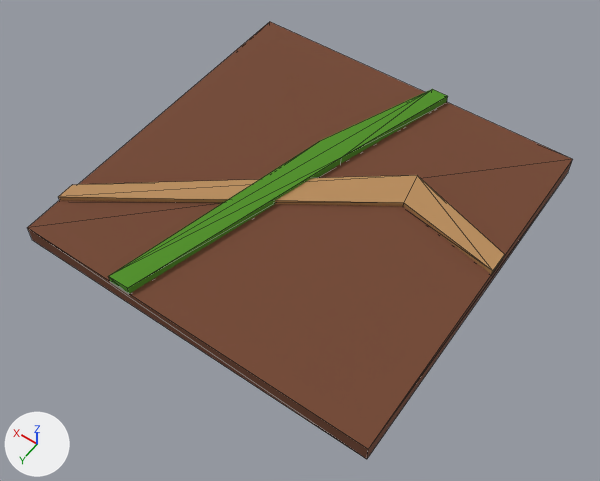
Two versions of the glTF model public/assets/models/tiles/tile-ground-infested.glb, one commit apart.
The view is the same before and after, from a camera (50 mm lens) standing at (-0.8, 1.161, 1.652) and looking at (-0.033, 0.087, -0.035). The axes (+X, +Y, +Z) are drawn at lower left. The lights are the same throughout. The first picture is the older version. Mesh edges are drawn as thin lines. Vertices at exactly the same position are counted once.

Before the edit, the objects in view are built like this:
```python
me_branch_0 = bpy.data.meshes.new('branch_0')
me_branch_0.from_pydata(...)  # 12 vertices, 20 faces; spans x -0.5..0.5, y -0.2..0.39, z 0.045..0.064
me_branch_0.materials.append(mat_bug_chitin_tan)  # orange #b88b58
me_branch_1 = bpy.data.meshes.new('branch_1')
me_branch_1.from_pydata(...)  # 12 vertices, 20 faces; spans x -0.12..0.22, y -0.5..0.5, z 0.045..0.072
me_branch_1.materials.append(mat_bug_bio_green_dim)  # green #4c8f1a
me_resin = bpy.data.meshes.new('resin')
me_resin.from_pydata(...)  # a box spanning x -0.5..0.5, y -0.5..0.5, z -0.025..0.025
me_resin.materials.append(mat_bug_flesh)  # brown #73452e
ob_resin = bpy.data.objects.new('resin', me_resin)
ob_resin.location = (0.0, 0.0, 0.025)
ob_resin_branch_0 = bpy.data.objects.new('resin_branch_0', me_branch_0)
ob_resin_branch_0.location = (0.0, 0.0, 0.0)
ob_resin_branch_1 = bpy.data.objects.new('resin_branch_1', me_branch_1)
ob_resin_branch_1.location = (0.0, 0.0, 0.0)
```
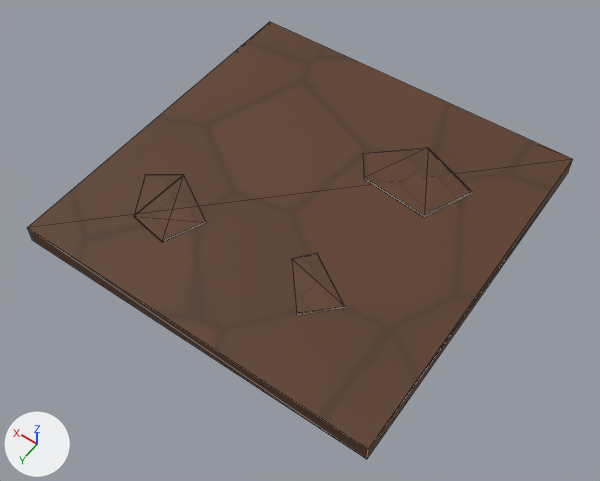
Scene script edits in JSON lines:
```json
{"op": "add", "block": "img_bug_atlas_albedo_png", "code": ["img_bug_atlas_albedo_png = load_image('bug-atlas_albedo.png', '../../textures/units/bug-atlas_albedo.png', 512, 512, 'sRGB')"]}
{"op": "add", "block": "mat_bug_chitin_dark", "code": ["mat_bug_chitin_dark = principled_material('bug-chitin-dark')", "mat_bug_chitin_dark.texture = img_bug_atlas_albedo_png", "mat_bug_chitin_dark.roughness = 0.68"]}
{"block": "me_resin", "where": "me_resin.from_pydata(...)  # 8 vertices, 12 faces; spans x -0.5..0.5, y -0.5..0.5, z -0.025..0.025"}
{"block": "me_resin", "where": "# used by ob_resin; location = (0.0, 0.0, 0.025)"}
{"op": "remove", "block": "me_resin", "code": "me_resin.materials.append(mat_bug_flesh)  # brown #73452e"}
{"block": "me_resin", "change": "me_resin part 1: texture (UV) coordinates of 12 of 12 faces, centred in x -0.5..0.5, y -0.5..0.5, z -0.025..0.025, changed; they spanned u 0.12..0.88, v 0.0..1.0 and now span u 0.26..0.49, v 0.76..0.99"}
{"op": "add", "block": "me_resin", "code": "me_resin.materials.append(mat_bug_chitin_dark)  # picture img_bug_atlas_albedo_png"}
{"op": "add", "block": "me_resin_flake_c", "code": ["me_resin_flake_c = bpy.data.meshes.new('resin_flake_c')", "me_resin_flake_c.from_pydata(...)  # 8 vertices, 12 faces; spans x -0.1..0.08, y -0.077..0.092, z -0.002..0.003", "me_resin_flake_c.materials.append(mat_bug_chitin_dark)  # picture img_bug_atlas_albedo_png"]}
{"op": "add", "block": "me_resin_flake_b", "code": ["me_resin_flake_b = bpy.data.meshes.new('resin_flake_b')", "me_resin_flake_b.from_pydata(...)  # 10 vertices, 16 faces; spans x -0.118..0.112, y -0.106..0.094, z -0.002..0.002", "me_resin_flake_b.materials.append(mat_bug_chitin_dark)  # picture img_bug_atlas_albedo_png"]}
{"op": "add", "block": "me_resin_flake_a", "code": ["me_resin_flake_a = bpy.data.meshes.new('resin_flake_a')", "me_resin_flake_a.from_pydata(...)  # 10 vertices, 16 faces; spans x -0.156..0.144, y -0.118..0.092, z -0.003..0.003", "me_resin_flake_a.materials.append(mat_bug_chitin_dark)  # picture img_bug_atlas_albedo_png"]}
{"op": "remove", "block": "ob_resin_branch_0", "code": ["ob_resin_branch_0 = bpy.data.objects.new('resin_branch_0', me_branch_0)", "ob_resin_branch_0.location = (0.0, 0.0, 0.0)"]}
{"op": "remove", "block": "ob_resin_branch_1", "code": ["ob_resin_branch_1 = bpy.data.objects.new('resin_branch_1', me_branch_1)", "ob_resin_branch_1.location = (0.0, 0.0, 0.0)"]}
{"op": "add", "block": "ob_resin_flake_c", "code": ["ob_resin_flake_c = bpy.data.objects.new('resin_flake_c', me_resin_flake_c)", "ob_resin_flake_c.location = (-0.17, 0.228, 0.051)"]}
{"op": "add", "block": "ob_resin_flake_b", "code": ["ob_resin_flake_b = bpy.data.objects.new('resin_flake_b', me_resin_flake_b)", "ob_resin_flake_b.location = (0.268, 0.246, 0.051)"]}
{"op": "add", "block": "ob_resin_flake_a", "code": ["ob_resin_flake_a = bpy.data.objects.new('resin_flake_a', me_resin_flake_a)", "ob_resin_flake_a.location = (-0.184, -0.192, 0.052)"]}
```

What differs and where, as boxes (x1, y1, x2, y2) in the pictures (600 x 481 px):
```json
{"object": "resin", "change": "recoloured, surface changed", "before": [27, 22, 573, 459], "after": [27, 22, 573, 459]}
{"object": "resin_branch_0", "change": "deleted", "before": [58, 175, 504, 274], "on screen": "orange"}
{"object": "resin_branch_1", "change": "deleted", "before": [109, 89, 448, 294]}
{"object": "resin_flake_a", "change": "added", "after": [363, 148, 472, 217], "on screen": "brown"}
{"object": "resin_flake_b", "change": "added", "after": [134, 174, 206, 242], "on screen": "brown"}
{"object": "resin_flake_c", "change": "added", "after": [292, 253, 345, 314], "on screen": "brown"}
```
